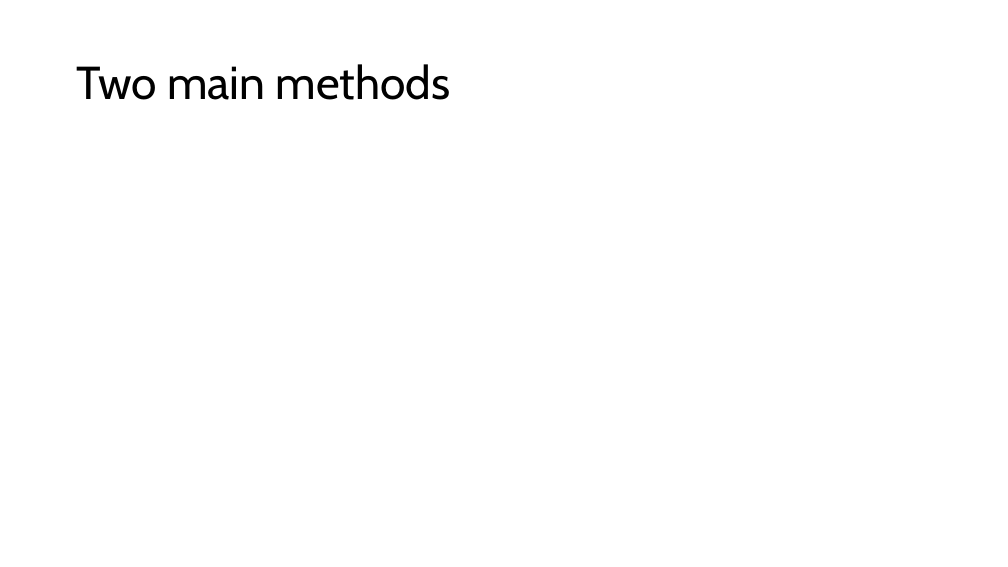
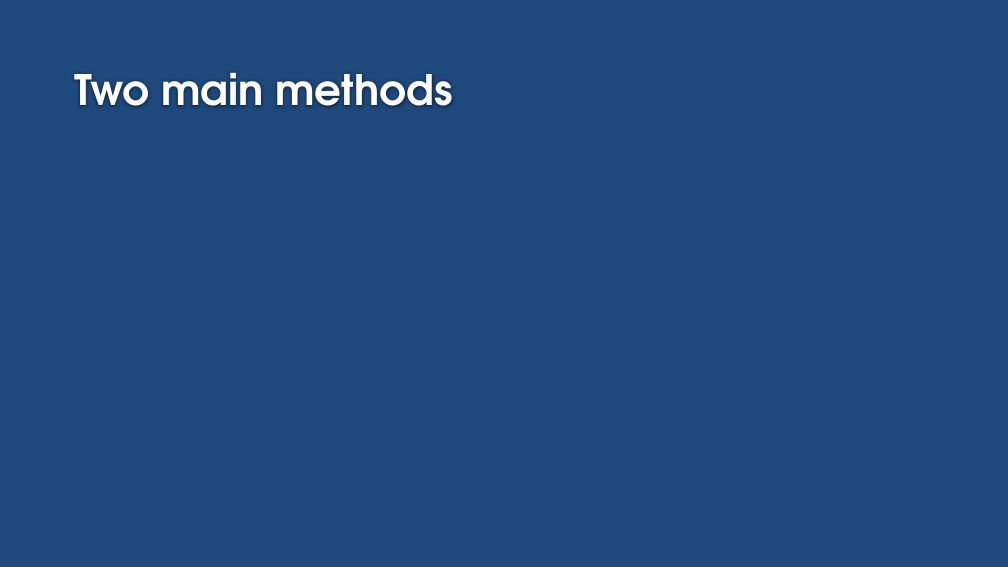
Before and after one commit to petrosvisconte/MATH319_final, a slide deck: slide 3 of Math 319 Final.pptx. Drawn at 1008x567 pixels with LibreOffice and Linux fonts; fonts in the diff are those of the drawing; grey boxes stand for pictures; background and template pictures are left out. Boxes give left, top, right and bottom in pixels: in the first picture for what was removed or moved away, otherwise in the second. Text is boxed around its words. In the diff, an @@ line names an element or a change of style, - is before the commit and + after.

```diff
--- a/Math 319 Final.pptx
+++ b/Math 319 Final.pptx
@@ background #FFFFFF to #1F497D @@
@@ title "Two main methods": place and size @@
-title "Two main methods" at [77,64,451,100]
+title "Two main methods" at [75,72,452,107]
@@ title "Two main methods" at [75,72,452,107]: size 44 to 40 pt, font Cabin to TeX Gyre Adventor, text colour #000000 to #FEFEFE, bold on; line spacing 0.9 to 1; vertical alignment middle to bottom @@
```
Also in this commit, not shown: 3 other slides changed.
